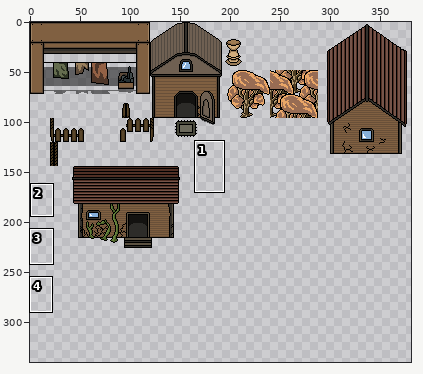
Edited in one commit: sprite sheet (art/Tilesets/PyrsonBuild.png). The picture above shows the old version from afar; the outline marks the close-up.
Close-up. As it was:
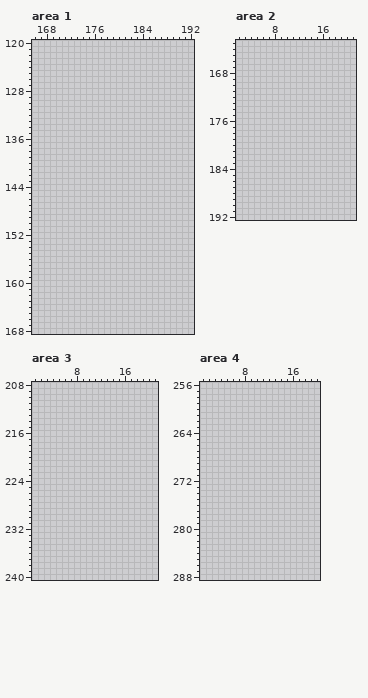
The file is 384x384 pixels. Colours within 5 levels of each other are drawn and written as one. Shown: area 1: x 166..192, y 120..168; area 2: x 2..21, y 163..192; area 3: x 1..21, y 208..240; area 4: x 1..20, y 256..288. The wide view leaves out empty margins. The commit also changed other parts of the picture, which this record leaves out.
And afterwards:
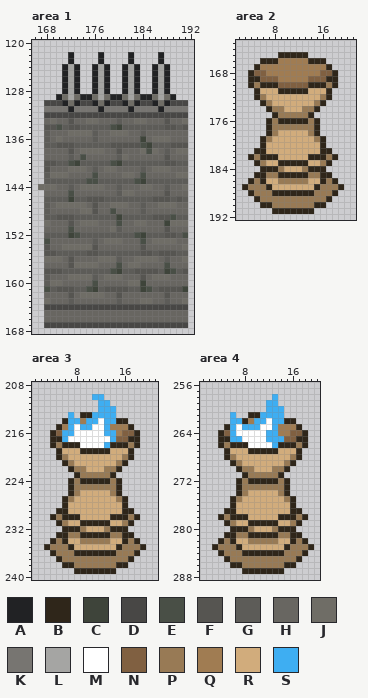
Palette (. is transparent): A #212224  B #2f261a  C #3e443a  D #484745  E #494f46  F #565551  G #5d5c58  H #686661  J #6f6d66  K #777571  L #a5a5a3  M #ffffff  N #806041  P #987a55  Q #a07c52  R #d1ac7c  S #3eaef2
Diff:
Changed rows in their new state; - is an unchanged pixel.
Area 1:
first column x 167:
122 -----A----A----A----A----
123 -----A----A----A----A----
124 ----ALA--ALA--ALA--ALA---
125 ----ALA--ALA--ALA--ALA---
126 ----ALA--ALA--ALA--ALA---
127 ----ALA--ALA--ALA--ALA---
128 ----ALA--ALA--ALA--ALA---
129 ---AJLJAAJLJAAJLJAAJLJA--
130 -DDDAJADDAJADDAJADDAJADDD
131 -KKKKAKKKKAKKKKAKKKKAKKKK
132 -DDDDDDDDDDDDDDDDDDDDDDDD
133 -HJHHFHHJJHHHGHHJJHHHFHHJ
134 -FFEGFFGGGGGECGGGGGGGFFGF
135 -GHHHJJJJGHHJJJHHGHHHHHHH
136 -GHJHHHHHGHHHHHHHCHJJJHHH
137 -GGFFFGGGGGGFFFFFECGGGFFF
138 -HHHHFHJJJJHHFHHHJEJHGHJJ
139 -HHHHGHEHHHHHGJHHHHHHFHHH
140 -FFGGECGGGGGECGGGGGGGFFGG
141 -FHHHJJJHGHJJHHHHGHJJJHHH
142 -GJJJHHHHEHHHHJJHEHHHHHJJ
143 -GGGGGGGEEGGGGGGECGGGGGGG
144 JJJHHGHJJJJHHGHHHJJHHGHHJ
145 -HHHHEHHHHHHHGJJHHHHHFHHH
146 -GGGGCGGFFFGGGGGGGGFFFGFG
147 -GHJJJJJHFHHJJJHHGHHJJJHH
148 -GHHHHHJJFHHEHHHHGHHHHHHH
149 -GGFFFGGGGGGGCGGGGGFFFEGG
150 -JHHHFHJJJHHHEHHJJHHHCJJJ
151 -HHHHEHHHHHHJGHHHHHHHFHHH
152 -GGGGCEGGGGGGGGGECGGGFFGE
153 -EHHHHHHHGHJJJHHHEHJJJJHH
154 -FHHJJJJJFHHHHHHHFHHHHHHJ
155 -FFGGGGGFFGGGGGGGFFGFFFGG
156 -JJJHFHHHHJJJGHHJJJJHGHHJ
157 -HHHHFJJJJHHHEHJJHHHHEHHH
158 -FFFGGGGGGGGECGGFFFFGCEGF
159 -GHHHJJJJGHJJJHHHFHJJJHHH
160 -GJJHHHHHEHHHHHJJCHHHHHHH
161 -EGFFFGGECGFFFFGGCEGFFFFC
162 -HHHHFHJJJJHHFHHHHHHHFHHH
163 -JHHHGHHHHHHHGHHHJJHHGHHJ
164 -DDDDDDDDDDDDDDDDDDDDDDDD
165 -HHHHHHHHHHHHHHHHHHHHHHHH
166 -HHHHHHHHHHHHHHHHHHHHHHHH
167 -DDDDDDDDDDDDDDDDDDDDDDDD
Area 2:
first column x 3:
165 ------BBBBB------
166 ---BBBQQQQQBBB---
167 --BQQQQQQQQQQQB--
168 -BNNQQQQQQQQQNNB-
169 -BBNNNQQQQQNNNBB-
170 -BPBBBNNNNNBBBPB-
171 --BRRRBBBBBRRRB--
172 --BPRRRRRRRRRPB--
173 ---BPRRRRRRRPB---
174 ----BPPRRRPPB----
175 -----BPPPPPB-----
176 ----BPBBBBBPB----
177 ----BPPPPPPPB----
178 ----BPRRRRRPB----
179 ---BPRRRRRRRPB---
180 ---BRRRRRRRRRB---
181 --BBRRRRRRRRRBB--
182 -BPBBBRRRRRBBBPB-
183 --BPRRBBBBBRRPB--
184 ---BBBPRRRPBBB---
185 --BBPPBBBBBPPBB--
186 -BPBRRPPPPPRRBPB-
187 BPPPBRRRRRRRBPPPB
188 -BPPPBBBBBBBPPPB-
189 --BPPPPPPPPPPPB--
190 ---BBPPPPPPPBB---
191 -----BBBBBBB-----
Area 3:
first column x 3:
210 --------SS-------
211 ---------SS------
212 ---------SSS-----
213 ----S-BBSSSS-----
214 ---BSSQSSMSSBB---
215 --BQSMSSMMSQQQB--
216 -BNSSMMMMMSSQNNB-
217 -BBSMMMMMMMSNNBB-
218 -BPBBBMMMMSBBBPB-
219 --BRRRBBBBBRRRB--
220 --BPRRRRRRRRRPB--
221 ---BPRRRRRRRPB---
222 ----BPPRRRPPB----
223 -----BPPPPPB-----
224 ----BPBBBBBPB----
225 ----BPPPPPPPB----
226 ----BPRRRRRPB----
227 ---BPRRRRRRRPB---
228 ---BRRRRRRRRRB---
229 --BBRRRRRRRRRBB--
230 -BPBBBRRRRRBBBPB-
231 --BPRRBBBBBRRPB--
232 ---BBBPRRRPBBB---
233 --BBPPBBBBBPPBB--
234 -BPBRRPPPPPRRBPB-
235 BPPPBRRRRRRRBPPPB
236 -BPPPBBBBBBBPPPB-
237 --BPPPPPPPPPPPB--
238 ---BBPPPPPPPBB---
239 -----BBBBBBB-----
Area 4:
first column x 3:
258 ----------S------
259 ---------SS------
260 ---------SSS-----
261 ---S--BBSSSS-----
262 ---SSBQSSMSSBB---
263 --BSMSSSMMSQQQB--
264 -BNSMMMMMSSQQNNB-
265 -BBSSMMMMSSSNNBB-
266 -BPBBBMMMMSBBBPB-
267 --BRRRBBBBBRRRB--
268 --BPRRRRRRRRRPB--
269 ---BPRRRRRRRPB---
270 ----BPPRRRPPB----
271 -----BPPPPPB-----
272 ----BPBBBBBPB----
273 ----BPPPPPPPB----
274 ----BPRRRRRPB----
275 ---BPRRRRRRRPB---
276 ---BRRRRRRRRRB---
277 --BBRRRRRRRRRBB--
278 -BPBBBRRRRRBBBPB-
279 --BPRRBBBBBRRPB--
280 ---BBBPRRRPBBB---
281 --BBPPBBBBBPPBB--
282 -BPBRRPPPPPRRBPB-
283 BPPPBRRRRRRRBPPPB
284 -BPPPBBBBBBBPPPB-
285 --BPPPPPPPPPPPB--
286 ---BBPPPPPPPBB---
287 -----BBBBBBB-----
